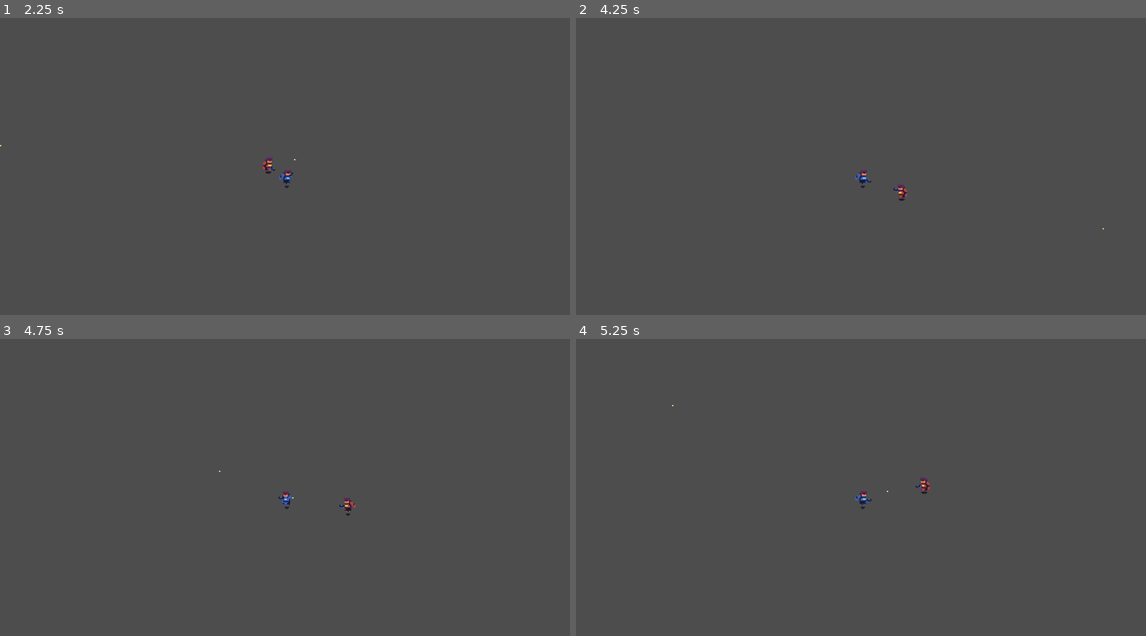
Above: before the commit, frames 1-4 (two rows, left to right).
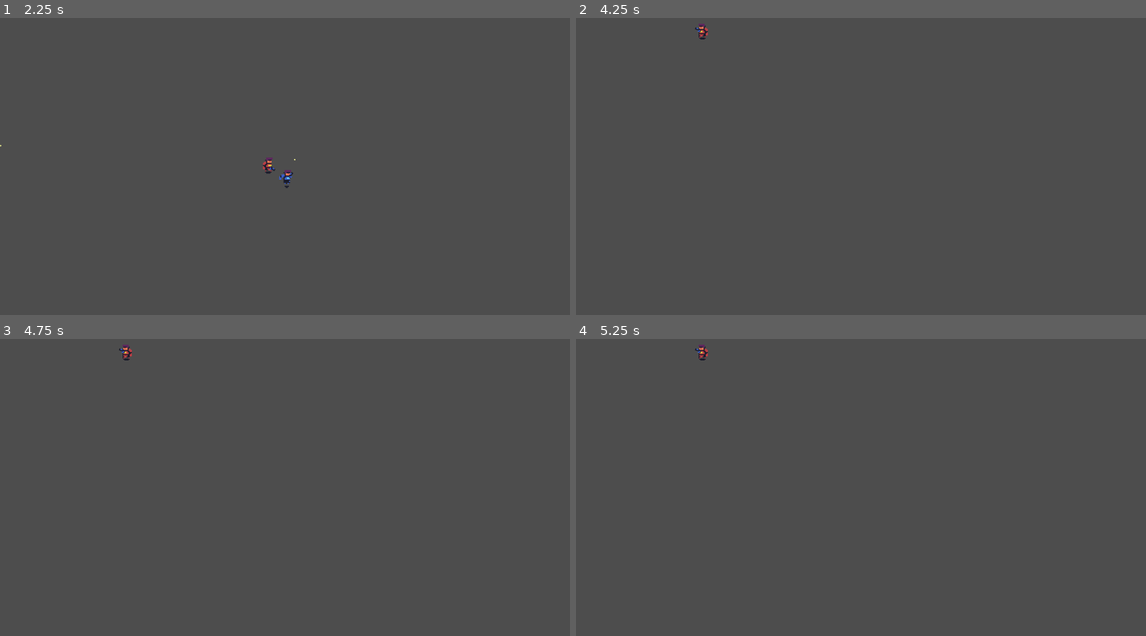
Above: after the commit, the same moments.

Repository: CatsArePanzers/godot-game-project
Game: Godot game, scene res://main.tscn
Same seed, same stepped clock (60 frames per second), same inputs: the game is played once before the commit and once after it.
Inputs (mouse positions are in pixels of both pictures, inside the frame that each line leads up to):
- Up to frame 1 (2.25 s): tap Enter at 0.5 s; move the mouse to (410, 163) at 0.52 s; hold D (move_right) 0.53-1.28 s; click (410, 163) at 0.6 s; move the mouse to (171, 196) at 1.27 s; hold S (move_down) 1.28-2.03 s; click (171, 196) at 1.35 s; tap Space at 2 s; move the mouse to (342, 107) at 2.02 s; hold D (move_right) from 2.03 s (still down); click (342, 107) at 2.1 s
- Up to frame 2 (4.25 s): move the mouse to (832, 243) at 2.77 s; release D (move_right) at 2.78 s; hold W (move_up) 2.78-3.53 s; click (832, 243) at 2.85 s; move the mouse to (1037, 225) at 3.52 s; hold A (move_left) from 3.53 s (still down); click (1037, 225) at 3.6 s
- Up to frame 3 (4.75 s): keep holding A (move_left); move the mouse to (114, 451) at 4.27 s; click (114, 451) at 4.35 s
- Up to frame 4 (5.25 s): tap Enter at 5 s; move the mouse to (889, 499) at 5.02 s; release A (move_left) at 5.03 s; hold S (move_down) from 5.03 s (still down); click (889, 499) at 5.1 s

Frame 1 is identical in both runs. In frame 2, 0.2% of the frame differs, in the area x 20-93%, y 1-72%; in frame 3, 0.2%; in frame 4, 0.2%, in the area x 16-63%, y 1-58%.

Commit message:
fixed code warnings and errors

Diff:
--- a/entities/enemies/enemy.gd
+++ b/entities/enemies/enemy.gd
@@ -20,10 +20,10 @@
 	ai.set_weapon(gun)
 	ai.connect("emit_target", self.set_target)
 
-func set_target(target):
-	self.target = target
+func set_target(new_target):
+	target = new_target
 
-func _physics_process(delta):
+func _physics_process(_delta):
 	if target:
 		direction = global_position.direction_to(target.global_position)
 	else:
--- a/entities/enemies/enemy.tscn
+++ b/entities/enemies/enemy.tscn
@@ -244,7 +244,7 @@
 shape = SubResource("CapsuleShape2D_1og35")
 
 [node name="Cooldown" type="Timer" parent="AI"]
-wait_time = 0.9
+wait_time = 0.5
 one_shot = true
 
 [connection signal="body_entered" from="AI/DetectionZone" to="AI" method="_on_detection_zone_body_entered"]
--- a/entities/enemies/enemy_ai.gd
+++ b/entities/enemies/enemy_ai.gd
@@ -22,14 +22,14 @@
 @onready var detection_zone = $DetectionZone
 @onready var fov			= $DetectionZone/FOV
 
-func set_weapon(weapon):
+func set_weapon(new_weapon):
 	enemy = get_parent()
-	self.weapon = weapon
+	weapon = new_weapon
 
 func _ready():
 	pass # Replace with function body.
 
-func _process(delta):
+func _process(_delta):
 	match state:
 		State.IDLE:
 			pass
--- a/entities/player/player.gd
+++ b/entities/player/player.gd
@@ -15,7 +15,7 @@
 func _ready():
 	pass
 
-func _physics_process(delta):
+func _physics_process(_delta):
 	velocity = Vector2.ZERO
 
 	if Input.is_action_pressed("move_up"):
--- a/main.gd
+++ b/main.gd
@@ -2,7 +2,7 @@
 
 
 # Called when the node enters the scene tree for the first time
-@onready var bullet_manager = $bullet_manager
+#@onready var bullet_manager = $BulletManager
 
 func spawn_enemy():
 	var new_enemy = preload("res://entities/enemies/enemy.tscn").instantiate()
@@ -11,13 +11,11 @@
 	add_child(new_enemy)
 
 func _ready():
-	#GlobalShooting.connect("bullet_fired", bullet_manager.handle_bullet)
 	pass
 
 # Called every frame. 'delta' is the elapsed time since the previous frame.
-func _process(delta):
+func _process(_delta):
 	pass
-
 
 func _on_spawner_timeout():
 	spawn_enemy()
--- a/weapons/bullet.gd
+++ b/weapons/bullet.gd
@@ -9,13 +9,13 @@
 		var velocity = direction * speed * delta
 		global_position += velocity
 
-func set_direction(direction: Vector2):
-	self.direction = direction
+func set_direction(new_direction):
+	self.direction = new_direction
 
 func _on_body_entered(body):
 	if body.has_method("take_damage"):
 		body.take_damage(20)
 	queue_free()
 
-func _on_body_exited(body):
+func _on_body_exited(_body):
 	queue_free()
--- a/weapons/bullet_manager.gd
+++ b/weapons/bullet_manager.gd
@@ -10,5 +10,5 @@
 	bullet.set_direction(direction)
 
 # Called every frame. 'delta' is the elapsed time since the previous frame.
-func _process(delta):
+func _process(_delta):
 	pass
